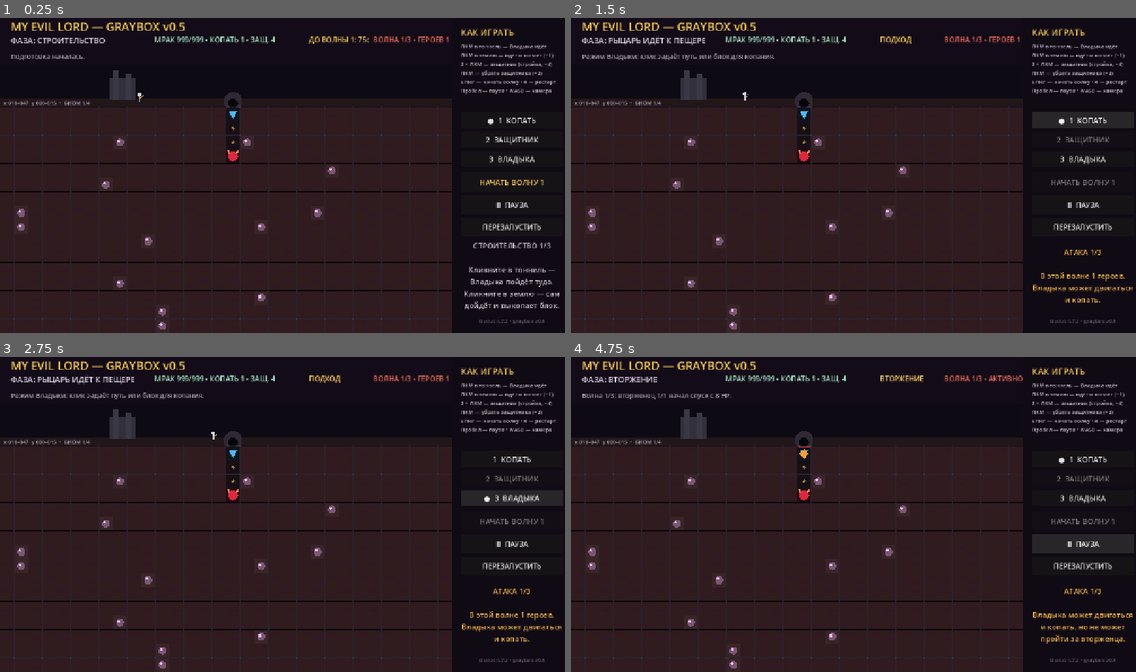
Above: before the commit, frames 1-4 (two rows, left to right).
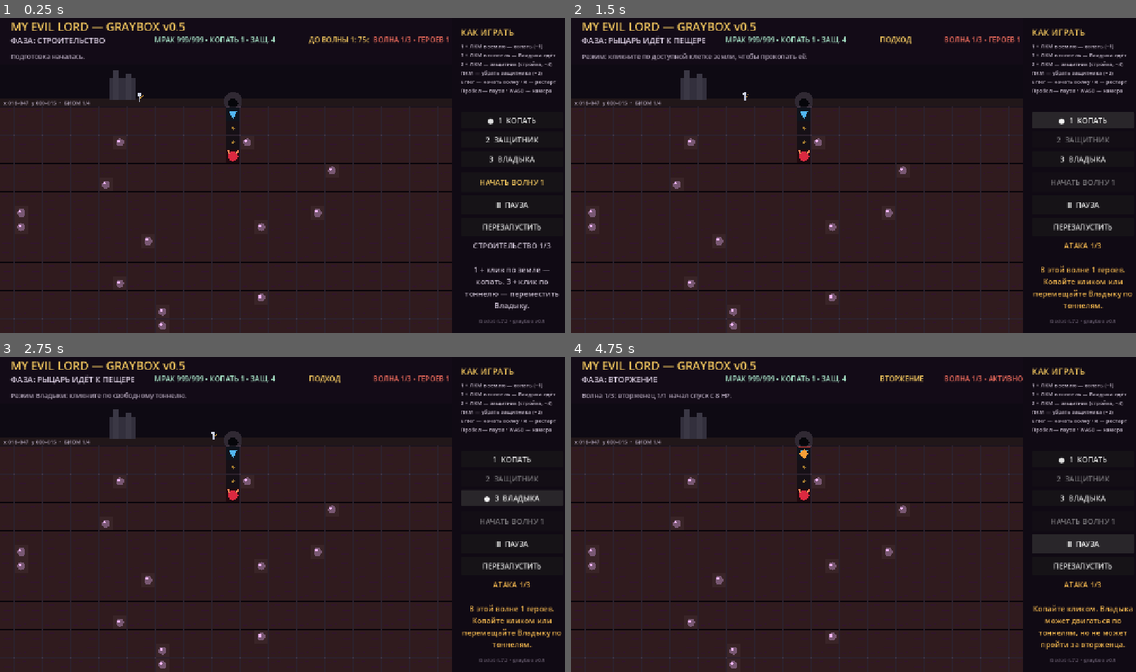
Above: after the commit, the same moments.

Repository: Antromand/myEvilLord
Game: Godot game, scene res://scenes/main.tscn
Two runs of this game, one before a commit and one after it. Both use one fixed random seed, a clock stepped at 60 frames per second and the inputs below.
Inputs:
- Up to frame 1 (0.25 s): no input
- Up to frame 2 (1.5 s): click "НАЧАТЬ ВОЛНУ 1" at 0.5 s; click "● 1 КОПАТЬ" at 1.25 s
- Up to frame 3 (2.75 s): click "3 ВЛАДЫКА" at 2 s
- Up to frame 4 (4.75 s): click "1 КОПАТЬ" at 2.75 s; click "Ⅱ ПАУЗА" at 3.5 s; click "▶ ПРОДОЛЖИТЬ" at 4.25 s

The runs differ from the first frame. In frame 1, 0.9% of the frame differs, in the area x 81-99%, y 8-93%; in frame 2, 1.6%, in the area x 6-100%, y 8-93%; in frame 3, 1.5%; in frame 4, 1.5%.

Commit message:
fix: restore click-to-dig controls

Diff:
--- a/scenes/main.tscn
+++ b/scenes/main.tscn
@@ -111,8 +111,8 @@
 offset_bottom = 210.0
 theme_override_colors/font_color = Color(0.8, 0.76, 0.83, 1)
 theme_override_font_sizes/font_size = 12
-text = "ЛКМ в тоннель — Владыка идёт
-ЛКМ в землю — идёт и копает (−1)
+text = "1 + ЛКМ в землю — копать (−1)
+3 + ЛКМ в тоннель — Владыка идёт
 2 + ЛКМ — защитник (стройка, −4)
 ПКМ — убрать защитника (+2)
 Enter — начать волну • R — рестарт
--- a/scripts/board.gd
+++ b/scripts/board.gd
@@ -821,11 +821,11 @@
 		return
 	match interaction_mode:
 		InteractionMode.DIG:
-			hover_valid = can_command_lord(hover_cell, hero_cell)
+			hover_valid = can_dig(hover_cell)
 		InteractionMode.DEFENDER:
 			hover_valid = can_place_defender(hover_cell)
 		InteractionMode.MOVE_LORD:
-			hover_valid = can_command_lord(hover_cell, hero_cell)
+			hover_valid = is_walkable(hover_cell) and can_command_lord(hover_cell, hero_cell)
 
 
 func _cell_rect(cell: Vector2i) -> Rect2:
--- a/scripts/main.gd
+++ b/scripts/main.gd
@@ -58,7 +58,6 @@
 var attacker_number_in_wave := 0
 var defeated_attackers := 0
 var defeated_in_wave := 0
-var pending_lord_dig_cost := 0
 var active_attackers: Array[Dictionary] = []
 var next_attacker_id := 1
 
@@ -95,7 +94,6 @@
 	attacker_number_in_wave = 0
 	defeated_attackers = 0
 	defeated_in_wave = 0
-	pending_lord_dig_cost = 0
 	active_attackers.clear()
 	next_attacker_id = 1
 	invasion_seed = _create_invasion_seed()
@@ -133,6 +131,10 @@
 	if not _can_control_lord() and not _can_build():
 		return
 
+	if selected_mode == GrayboxBoard.InteractionMode.DIG:
+		_dig_cell(cell)
+		return
+
 	if selected_mode == GrayboxBoard.InteractionMode.DEFENDER:
 		if not _can_build():
 			event_message = "Защитников можно выращивать только в фазе строительства."
@@ -154,6 +156,31 @@
 	_command_lord(cell)
 
 
+func _dig_cell(cell: Vector2i) -> void:
+	if not _can_control_lord():
+		return
+	if resource_points < DIG_COST:
+		event_message = "Недостаточно мрака. Копание стоит %d." % DIG_COST
+		_refresh_ui()
+		return
+	if not board.can_dig(cell):
+		event_message = "Копать можно только клетку рядом с существующим тоннелем."
+		_refresh_ui()
+		return
+	resource_points -= DIG_COST
+	var reward := board.dig_cell(cell)
+	var gained := _add_darkness(reward)
+	if reward > 0:
+		event_message = "Руда: копание −%d, получено +%d мрака." % [DIG_COST, gained]
+	else:
+		event_message = "Новый тоннель проложен за %d мрак." % DIG_COST
+	if phase == Phase.ASSAULT:
+		_rebuild_active_route()
+	else:
+		_update_route_preview()
+	_refresh_ui()
+
+
 func _command_lord(cell: Vector2i) -> void:
 	if not _can_control_lord():
 		return
@@ -165,9 +192,8 @@
 		event_message = "Владыка не может переместиться за вторженца."
 		_refresh_ui()
 		return
-	var needs_dig := board.lord_action_requires_dig(cell)
-	if needs_dig and resource_points < DIG_COST:
-		event_message = "Недостаточно мрака для копания."
+	if board.lord_action_requires_dig(cell):
+		event_message = "Сначала прокопайте клетку инструментом «Копать»."
 		_refresh_ui()
 		return
 	var blocked_cell := board.hero_cell if phase == Phase.ASSAULT else INVALID_CELL
@@ -175,9 +201,7 @@
 		event_message = "Владыка не может добраться сюда: путь занят или клетка недоступна."
 		_refresh_ui()
 		return
-	pending_lord_dig_cost = DIG_COST if needs_dig else 0
-	resource_points -= pending_lord_dig_cost
-	event_message = "Владыка идёт копать отмеченный блок." if needs_dig else "Владыка идёт в указанное место."
+	event_message = "Владыка идёт в указанное место."
 	_refresh_ui()
 
 
@@ -188,20 +212,11 @@
 		_update_route_preview()
 
 
-func _on_lord_action_finished(success: bool, did_dig: bool, reward: int) -> void:
+func _on_lord_action_finished(success: bool, _did_dig: bool, _reward: int) -> void:
 	if not success:
-		if did_dig:
-			_add_darkness(reward)
-			event_message = "Владыка успел выкопать блок, но остановился перед вторженцем."
-		else:
-			_add_darkness(pending_lord_dig_cost)
-			event_message = "Путь перекрыт вторженцем — Владыка остановился."
-	elif did_dig:
-		var gained := _add_darkness(reward)
-		event_message = "Владыка закончил копать. Получено %d мрака." % gained if reward > 0 else "Владыка закончил копать."
+		event_message = "Путь перекрыт вторженцем — Владыка остановился."
 	else:
 		event_message = "Владыка прибыл на место."
-	pending_lord_dig_cost = 0
 	if phase == Phase.ASSAULT:
 		_rebuild_active_route()
 	else:
@@ -259,11 +274,11 @@
 	board.set_interaction(selected_mode, true)
 	match mode:
 		GrayboxBoard.InteractionMode.DIG:
-			event_message = "Режим Владыки: клик задаёт путь или блок для копания."
+			event_message = "Режим: кликните по доступной клетке земли, чтобы прокопать её."
 		GrayboxBoard.InteractionMode.DEFENDER:
 			event_message = "Режим: выращивать защитников."
 		GrayboxBoard.InteractionMode.MOVE_LORD:
-			event_message = "Режим Владыки: клик задаёт путь или блок для копания."
+			event_message = "Режим Владыки: кликните по свободному тоннелю."
 	_refresh_ui()
 
 
@@ -670,13 +685,13 @@
 
 	match phase:
 		Phase.PREPARATION:
-			outcome_label.text = "СТРОИТЕЛЬСТВО %d/3\n\nКликните в тоннель — Владыка пойдёт туда. Кликните в землю — сам дойдёт и выкопает блок." % current_wave
+			outcome_label.text = "СТРОИТЕЛЬСТВО %d/3\n\n1 + клик по земле — копать. 3 + клик по тоннелю — переместить Владыку." % current_wave
 			outcome_label.add_theme_color_override("font_color", Color(0.8, 0.76, 0.83, 1))
 		Phase.APPROACH:
-			outcome_label.text = "АТАКА %d/3\n\nВ этой волне %d героев. Владыка может двигаться и копать." % [current_wave, current_wave]
+			outcome_label.text = "АТАКА %d/3\n\nВ этой волне %d героев. Копайте кликом или перемещайте Владыку по тоннелям." % [current_wave, current_wave]
 			outcome_label.add_theme_color_override("font_color", Color(0.95, 0.72, 0.31, 1))
 		Phase.ASSAULT:
-			outcome_label.text = "АТАКА %d/3\n\nВладыка может двигаться и копать, но не может пройти за вторженца." % current_wave
+			outcome_label.text = "АТАКА %d/3\n\nКопайте кликом. Владыка может двигаться по тоннелям, но не может пройти за вторженца." % current_wave
 			outcome_label.add_theme_color_override("font_color", Color(0.95, 0.72, 0.31, 1))
 		Phase.WON:
 			outcome_label.text = "ПОБЕДА\n\nВсе шесть вторженцев уничтожены. Нажмите R, чтобы начать заново."
--- a/tests/smoke_test.gd
+++ b/tests/smoke_test.gd
@@ -62,6 +62,7 @@
 	var defender_passage_cell := Vector2i(GrayboxBoard.ENTRANCE_X, 2)
 	var lord_passage_target := Vector2i(GrayboxBoard.ENTRANCE_X, 1)
 	_check(board.place_defender(defender_passage_cell, 3), "Защитник установлен между Владыкой и целью.")
+	game.call("_set_mode", GrayboxBoard.InteractionMode.MOVE_LORD)
 	game.call("_on_board_cell_clicked", lord_passage_target)
 	_finish_lord_action(board)
 	_check(board.lord_cell == lord_passage_target, "Защитник не блокирует проход Владыки.")
@@ -70,23 +71,25 @@
 	_finish_lord_action(board)
 
 	var plain_dirt := Vector2i(GrayboxBoard.ENTRANCE_X - 1, 1)
+	game.call("_on_board_cell_clicked", plain_dirt)
+	_check(board.get_cell_type(plain_dirt) == GrayboxBoard.CellType.DIRT and not board.is_lord_action_active(), "Режим Владыки не отправляет персонажа копать землю.")
+	game.call("_set_mode", GrayboxBoard.InteractionMode.DIG)
 	game.call("debug_set_darkness", 0)
 	game.call("_on_board_cell_clicked", plain_dirt)
 	_check(board.get_cell_type(plain_dirt) == GrayboxBoard.CellType.DIRT, "При нулевом мраке копание заблокировано.")
 	_check(int(game.call("debug_get_darkness")) == 0, "Заблокированное копание не уводит ресурс в минус.")
 
 	game.call("debug_set_darkness", 2)
+	var lord_before_dig := board.lord_cell
 	game.call("_on_board_cell_clicked", plain_dirt)
-	_check(board.is_lord_action_active(), "После клика Владыка начинает анимированный путь к блоку.")
-	_finish_lord_action(board)
-	_check(board.lord_cell == plain_dirt and board.is_walkable(plain_dirt), "Владыка доходит до блока и прокапывает его.")
+	_check(board.is_walkable(plain_dirt), "Клик по доступной земле сразу создаёт тоннель.")
+	_check(board.lord_cell == lord_before_dig and not board.is_lord_action_active(), "При копании Владыка остаётся на месте.")
 	_check(int(game.call("debug_get_darkness")) == 1, "Обычное копание списывает 1 мрак.")
 
 	var ore_cell := GrayboxBoard.FIRST_ORE_CELL
 	_check(board.can_dig(ore_cell), "Первая клетка руды доступна для раскопки.")
 	game.call("debug_set_darkness", 4)
 	game.call("_on_board_cell_clicked", ore_cell)
-	_finish_lord_action(board)
 	_check(int(game.call("debug_get_darkness")) == 7, "Руда даёт чистый прирост 3 после стоимости копания.")
 
 	game.call("debug_set_darkness", 998)
@@ -96,7 +99,8 @@
 
 	var prepared_side_cell := Vector2i(GrayboxBoard.ENTRANCE_X - 1, 2)
 	game.call("_on_board_cell_clicked", prepared_side_cell)
-	_finish_lord_action(board)
+	_check(board.is_walkable(prepared_side_cell), "Боковой тоннель прокапывается кликом.")
+	game.call("_set_mode", GrayboxBoard.InteractionMode.MOVE_LORD)
 	game.call("_on_board_cell_clicked", Vector2i(GrayboxBoard.ENTRANCE_X, 2))
 	_finish_lord_action(board)
 	_check(board.lord_cell == Vector2i(GrayboxBoard.ENTRANCE_X, 2), "Клик по пустому тоннелю заставляет Владыку дойти до него.")
@@ -139,9 +143,11 @@
 
 	var invasion_dig_cell := Vector2i(GrayboxBoard.ENTRANCE_X - 2, 2)
 	game.call("debug_set_darkness", 4)
+	game.call("_set_mode", GrayboxBoard.InteractionMode.DIG)
+	var lord_before_invasion_dig := board.lord_cell
 	game.call("_on_board_cell_clicked", invasion_dig_cell)
-	_finish_lord_action(board)
-	_check(board.lord_cell == invasion_dig_cell and board.is_walkable(invasion_dig_cell), "Во время вторжения Владыка продолжает копать.")
+	_check(board.is_walkable(invasion_dig_cell), "Во время вторжения клетка продолжает прокапываться кликом.")
+	_check(board.lord_cell == lord_before_invasion_dig and not board.is_lord_action_active(), "Копание во время вторжения не перемещает Владыку.")
 
 	game.call("_toggle_pause")
 	game.call("_set_mode", GrayboxBoard.InteractionMode.DIG)
Not shown, changed: README.md
